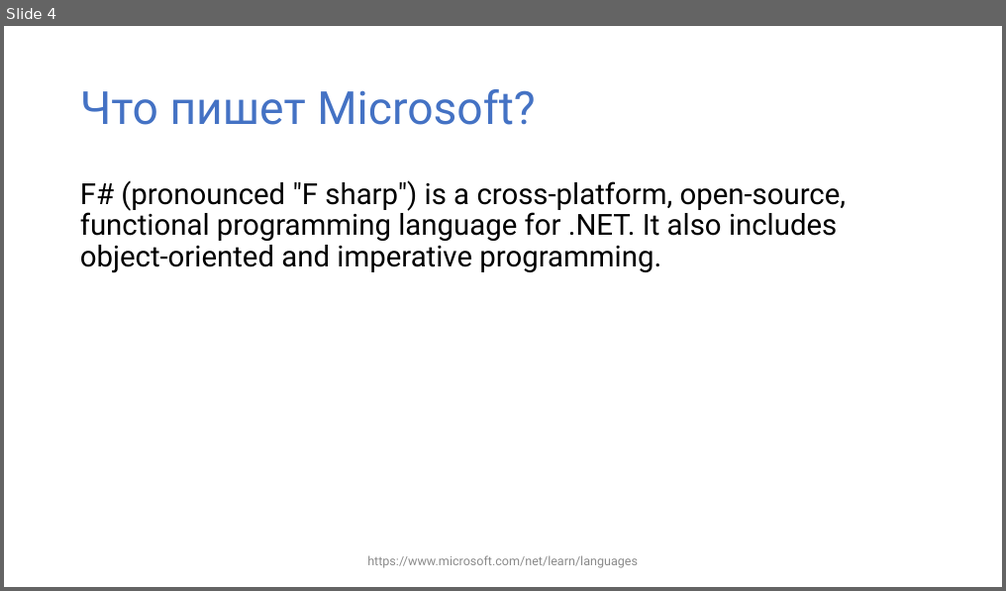
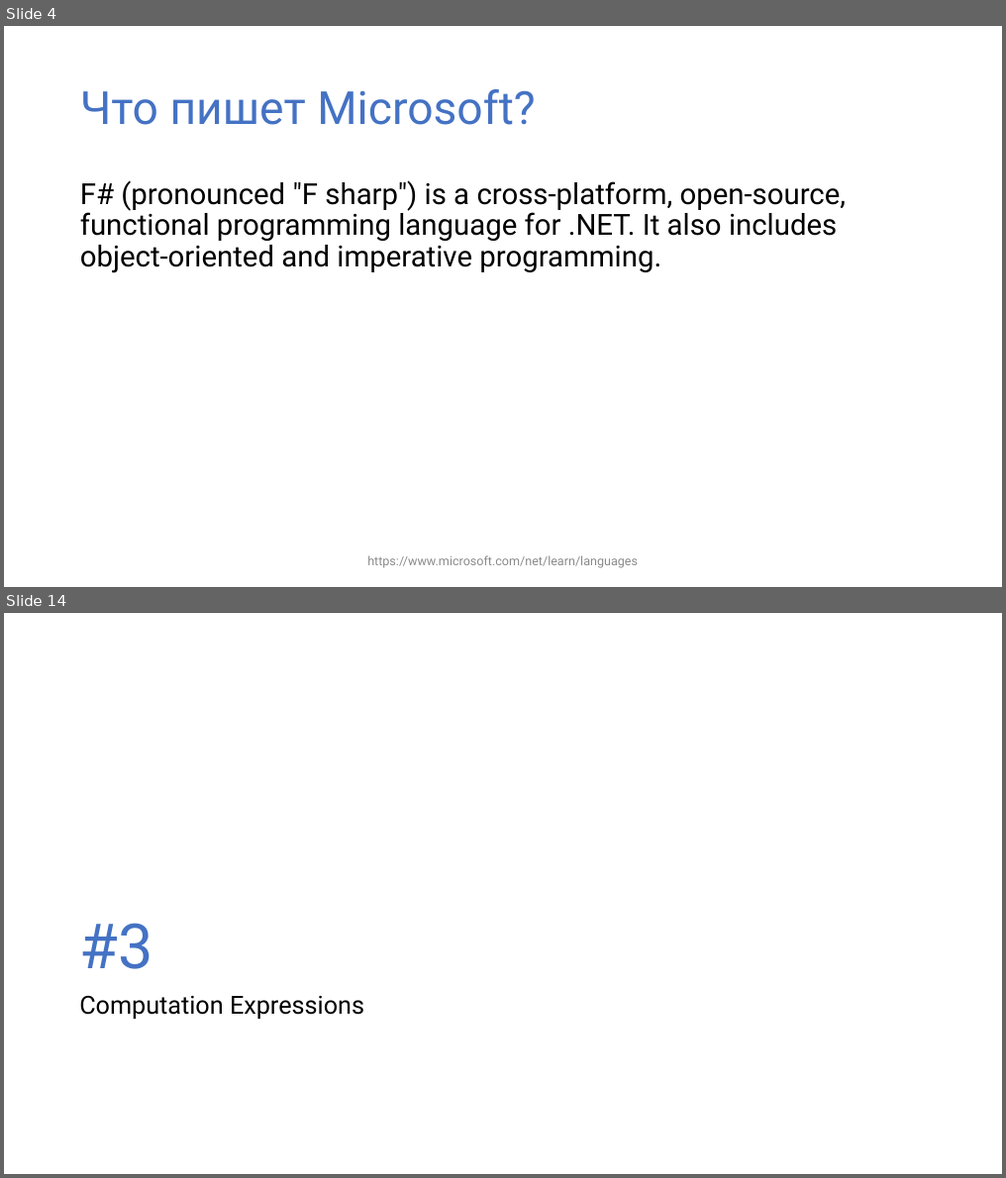
Before and after one commit to yevgeniyredko/shpora-2018-fsharp, a slide deck: shpora-2018-fsharp.pptx. Shown one above the other, each under a label of ours: slide 4 before the commit, slides 4 and 14 after it; the slides between them are not shown. The pictures are 1006x591 and 1006x1178 pixels, drawn with LibreOffice and Linux fonts; fonts in the diff are those of the drawing. Boxes give left, top, right and bottom in pixels: in the first picture for what was removed or moved away, otherwise in the second. Text is boxed around its words. In the diff, an @@ line names an element or a change of style, - is before the commit and + after.

```diff
--- a/shpora-2018-fsharp.pptx
+++ b/shpora-2018-fsharp.pptx
@@ slide 14 added at <box>4,613,1002,1174</box>, background #FFFFFF @@
@@ title added at <box>79,923,152,969</box>, 60 pt, text #4472C4 @@
+#3
@@ text added at <box>79,996,364,1019</box>, 24 pt, text #000000 @@
+Computation Expressions
```
Also in this commit, not shown: 2 slides changed, 21 other slides added, 2 slides removed, 1 other file.
